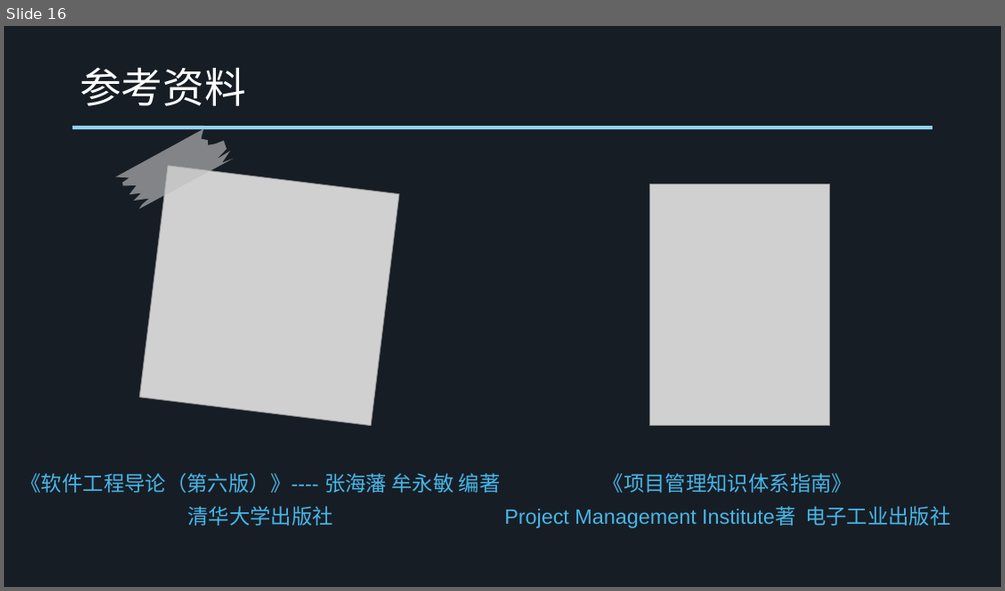
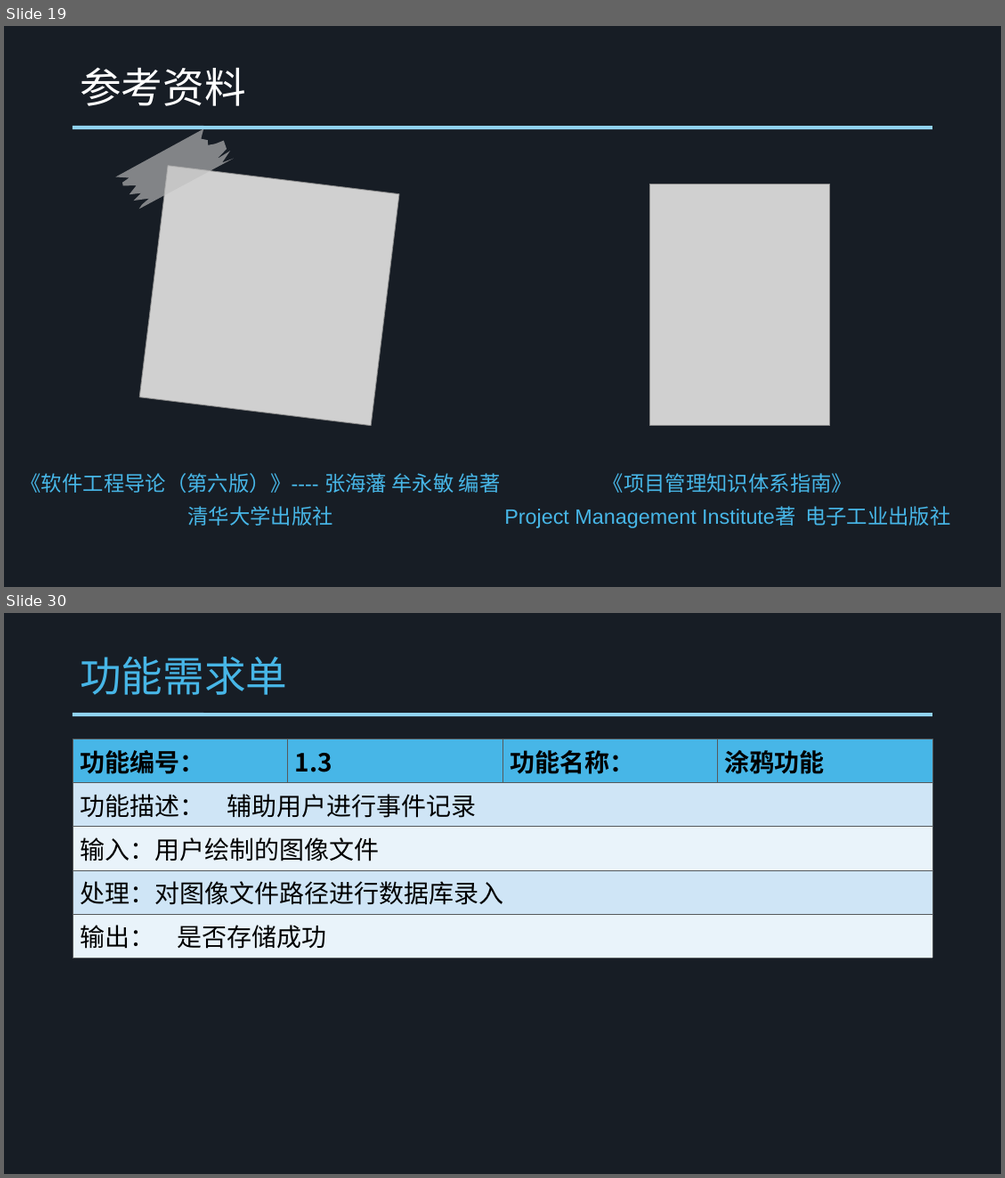
Before and after one commit to SE-2017-G4/SE-2017, a slide deck: Document/SE2017-G4 项目计划书.ppt. Shown one above the other, each under a label of ours: slide 16 before the commit, slides 19 and 30 after it; the slides between them are not shown. The pictures are 1005x591 and 1005x1178 pixels, drawn with LibreOffice and Linux fonts; fonts in the diff are those of the drawing; grey boxes stand for pictures. Boxes give left, top, right and bottom in pixels: in the first picture for what was removed or moved away, otherwise in the second. Text is boxed around its words. In the diff, an @@ line names an element or a change of style, - is before the commit and + after.

Commit message:
新增需求说明书，修改项目计划，上传界面原型

```diff
--- a/Document/SE2017-G4 项目计划书.ppt
+++ b/Document/SE2017-G4 项目计划书.ppt
@@ slide 30 added at bbox=[4, 613, 1001, 1174], background #171D25; not listed: 1 template element that a slide beside it also shows @@
@@ title added at bbox=[80, 657, 287, 695], 40 pt, text #47B6E7 @@
+功能需求单
@@ table added at bbox=[73, 739, 932, 952], 5 rows, 4 columns @@
+功能编号： | 1.3 | 功能名称： | 涂鸦功能
+功能描述： 辅助用户进行事件记录 |  |  | 
+输入：用户绘制的图像文件 |  |  | 
+处理：对图像文件路径进行数据库录入 |  |  | 
+输出： 是否存储成功 |  |  | 
@@ what was slide 16 is now slide 19 @@
```
Also in this commit, not shown: 7 slides changed, 38 other slides added, 1 slide removed, 33 other files.
